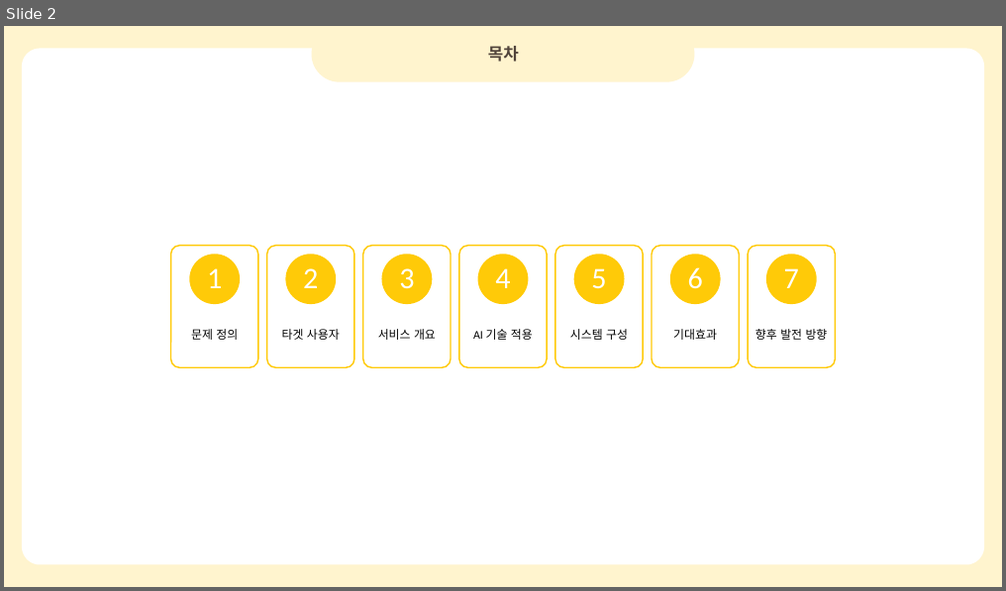
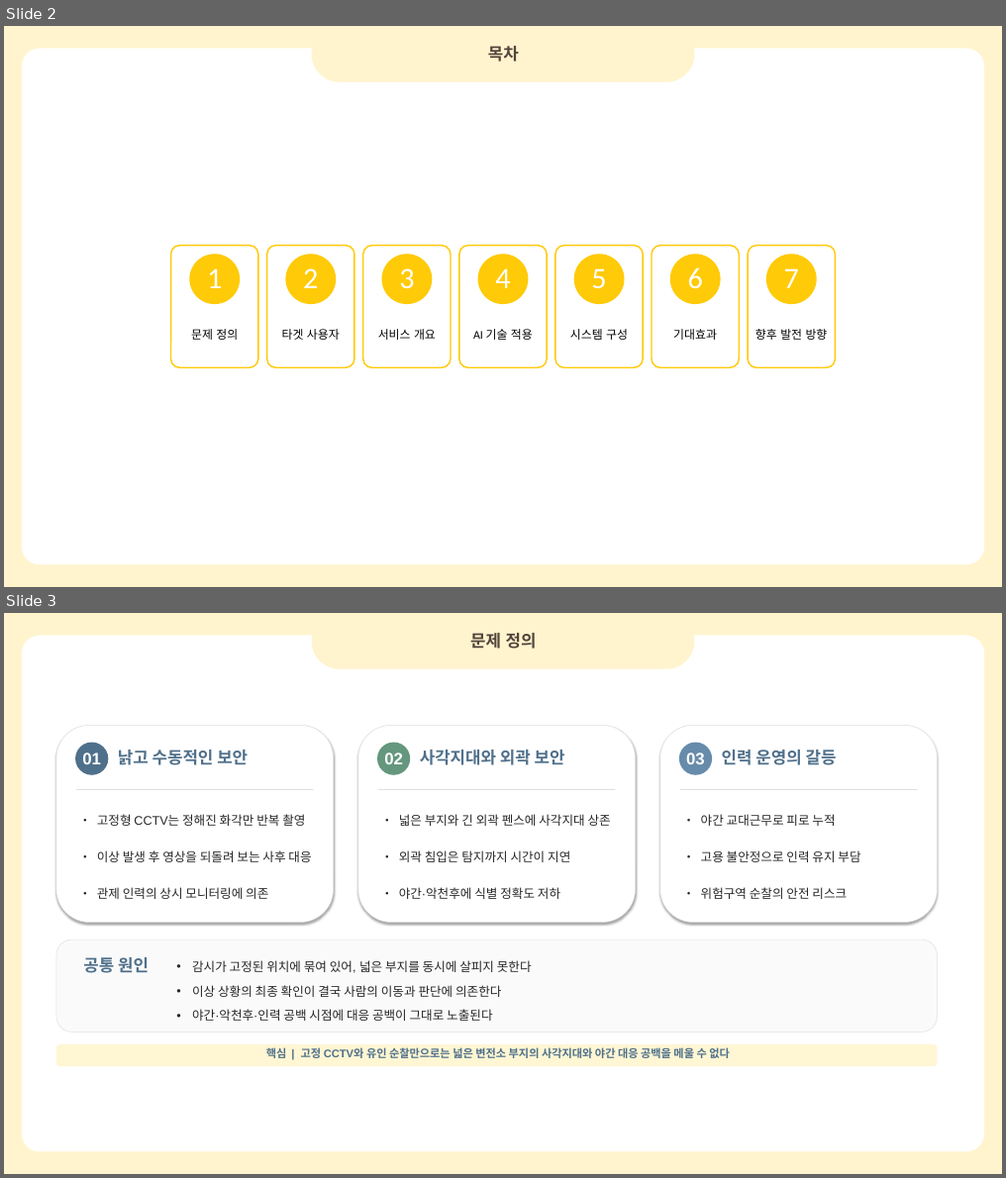
Before and after one commit to Sanghwa-Na/Codyssey, a slide deck: 입학연수과정/텀 프로젝트/객체 인식과 추론을 활용한 자율 충전 변전소 드론.pptx. Shown one above the other, each under a label of ours: slide 2 before the commit, slides 2 and 3 after it. The pictures are 1006x591 and 1006x1178 pixels, drawn with LibreOffice and Linux fonts; fonts in the diff are those of the drawing. Boxes give left, top, right and bottom in pixels: in the first picture for what was removed or moved away, otherwise in the second. Text is boxed around its words. In the diff, an @@ line names an element or a change of style, - is before the commit and + after.

```diff
--- a/입학연수과정/텀 프로젝트/객체 인식과 추론을 활용한 자율 충전 변전소 드론.pptx
+++ b/입학연수과정/텀 프로젝트/객체 인식과 추론을 활용한 자율 충전 변전소 드론.pptx
@@ slide 3 added at box(4, 613, 1002, 1174), background #FFFFFF; not listed: 2 template elements that a slide beside it also shows @@
@@ freeform shape added at box(311, 613, 695, 668), fill #FFF4CE @@
@@ text added at box(470, 633, 537, 649), 24 pt, text #51443B, bold @@
+문제 정의
@@ rounded rectangle added at box(56, 725, 334, 922), fill #FFFFFF, outline #E1E1E1 0.75 pt @@
@@ rounded rectangle added at box(358, 725, 636, 922), fill #FFFFFF, outline #E1E1E1 0.75 pt @@
@@ rounded rectangle added at box(660, 725, 937, 922), fill #FFFFFF, outline #E1E1E1 0.75 pt @@
@@ ellipse added at box(75, 743, 108, 775), fill #4F708B @@
@@ text added at box(82, 753, 101, 764), 24 pt, text #FFFFFF, bold @@
+01
@@ text added at box(118, 750, 248, 765), 24 pt, text #4F708B, bold @@
+낡고 수동적인 보안
@@ ellipse added at box(377, 743, 410, 775), fill #64977E @@
@@ text added at box(384, 753, 403, 764), 24 pt, text #FFFFFF, bold @@
+02
@@ text added at box(420, 750, 565, 765), 24 pt, text #4F708B, bold @@
+사각지대와 외곽 보안
@@ ellipse added at box(679, 743, 712, 775), fill #678BAA @@
@@ text added at box(686, 753, 705, 764), 24 pt, text #FFFFFF, bold @@
+03
@@ text added at box(722, 750, 837, 765), 24 pt, text #4F708B, bold @@
+인력 운영의 갈등
@@ rectangle added at box(76, 789, 313, 790), fill #E1E1E1 @@
@@ rectangle added at box(378, 789, 615, 790), fill #E1E1E1 @@
@@ rectangle added at box(680, 789, 917, 790), fill #E1E1E1 @@
@@ text added at box(97, 814, 311, 899), 18 pt, text #262626 @@
+• 고정형 CCTV는 정해진 화각만 반복 촬영
+• 이상 발생 후 영상을 되돌려 보는 사후 대응
+• 관제 인력의 상시 모니터링에 의존
@@ text added at box(399, 814, 611, 899), 18 pt, text #262626 @@
+• 넓은 부지와 긴 외곽 펜스에 사각지대 상존
+• 외곽 침입은 탐지까지 시간이 지연
+• 야간·악천후에 식별 정확도 저하
@@ text added at box(701, 814, 860, 899), 18 pt, text #262626 @@
+• 야간 교대근무로 피로 누적
+• 고용 불안정으로 인력 유지 부담
+• 위험구역 순찰의 안전 리스크
@@ rounded rectangle added at box(56, 940, 937, 1032), fill #FAFAFA, outline #E1E1E1 0.75 pt @@
@@ text added at box(83, 958, 149, 973), 24 pt, text #4F708B, bold @@
+공통 원인
@@ text added at box(192, 960, 532, 1021), 18 pt, text #262626 @@
+• 감시가 고정된 위치에 묶여 있어, 넓은 부지를 동시에 살피지 못한다
+• 이상 상황의 최종 확인이 결국 사람의 이동과 판단에 의존한다
+• 야간·악천후·인력 공백 시점에 대응 공백이 그대로 노출된다
@@ rounded rectangle added at box(56, 1045, 937, 1066), fill #FFF6D3 @@
@@ text added at box(266, 1048, 730, 1059), 16 pt, text #4F708B, bold @@
+핵심 | 고정 CCTV와 유인 순찰만으로는 넓은 변전소 부지의 사각지대와 야간 대응 공백을 메울 수 없다
```
Also in this commit, not shown: 1 slide changed, 1 other slide added, 1 other file.
